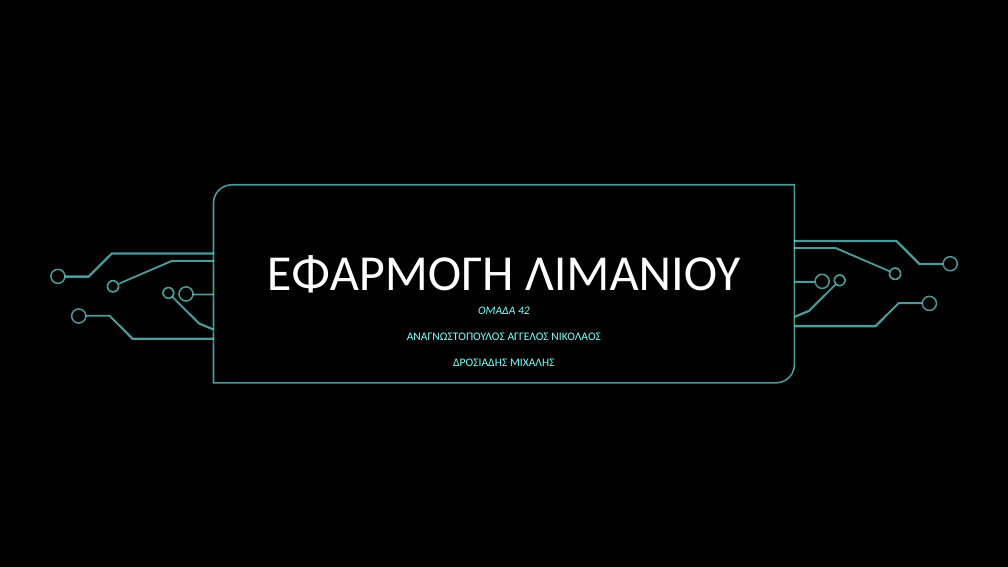
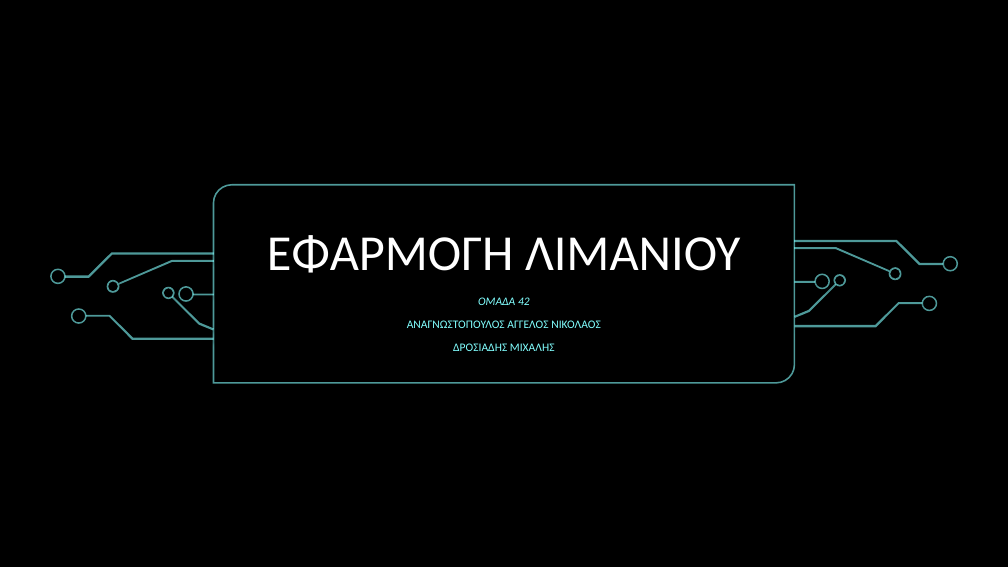
Before and after one commit to AngelosAnagnostopoulos/Commercial-Port-Application, a slide deck: slide 1 of Presentation/Presentation.pptx. Drawn at 1008x567 pixels with LibreOffice and Linux fonts; fonts in the diff are those of the drawing; background and template pictures are left out. Boxes give left, top, right and bottom in pixels: in the first picture for what was removed or moved away, otherwise in the second. Text is boxed around its words. In the diff, an @@ line names an element or a change of style, - is before the commit and + after.

```diff
--- a/Presentation/Presentation.pptx
+++ b/Presentation/Presentation.pptx
@@ rectangle added at (0, 0, 1008, 566), fill #000000 at 50% opacity @@
@@ title at (267, 235, 740, 273): text changed @@
-ΕΦΑΡΜΟΓΉ ΛΙΜΑΝΙΟΎ
+ΕΦΑΡΜΟΓΗ ΛΙΜΑΝΙΟΥ
@@ subtitle at (407, 297, 601, 328): text changed @@
-ΟΜΆΔΑ 42
-ΑΝΑΓΝΩΣΤΌΠΟΥΛΟΣ ΑΓΓΕΛΟΣ ΝΙΚΟΛΑΟΣ
+ΟΜΑΔΑ 42
+ΑΝΑΓΝΩΣΤΟΠΟΥΛΟΣ ΑΓΓΕΛΟΣ ΝΙΚΟΛΑΟΣ
@@ subtitle at (453, 343, 555, 351): line spacing 1.1 to 0.9 @@
```
Also in this commit, not shown: 12 other slides changed.
